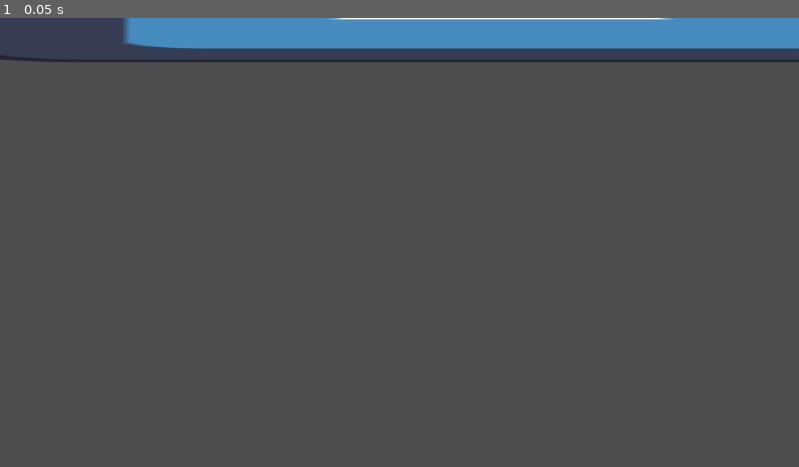
Above: before the commit, frame 1.
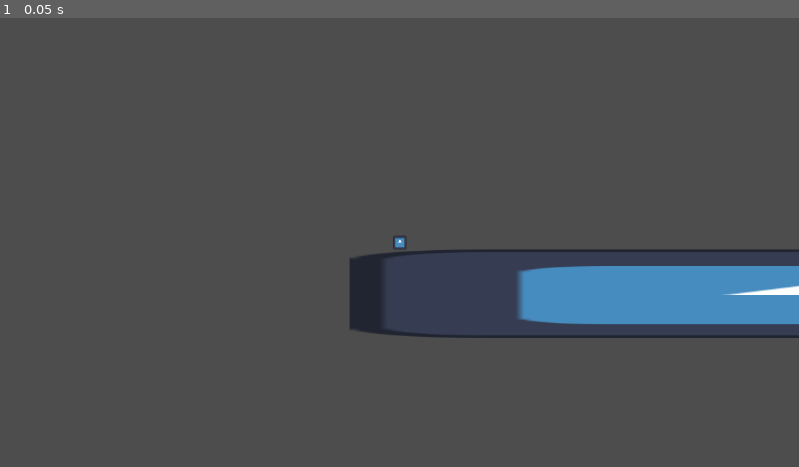
Above: after the commit, the same moment.

Repository: yuckdevchan/GDClone
Game: Godot game, scene res://floor_scene.tscn
The game is run twice, just before and just after one commit, with the same random seed, the same clock (stepped at 60 frames per second) and the same inputs. Before the commit the project has no main scene; this scene is started directly in both runs. The engine's default icon, where the game draws it, is replaced by a stand-in: a white triangle on a blue panel in a dark square.
Inputs:
- Up to frame 1 (0.05 s): no input

The runs differ from the first frame. In frame 1, 13% of the frame differs, in the area x 0-100%, y 0-72%.

Commit message:
fix

Diff:
--- a/GDClone/CollisionShape2D.gd
+++ /dev/null
@@ -1,5 +0,0 @@
-extends CollisionShape2D
-
-@export var speed = 100
-func _process(delta):
-	position.x += speed * delta
--- a/GDClone/floor_scene.tscn
+++ b/GDClone/floor_scene.tscn
@@ -1,6 +1,7 @@
-[gd_scene load_steps=3 format=3 uid="uid://cqoeabg12buek"]
+[gd_scene load_steps=4 format=3 uid="uid://d2w0k22yp1fg3"]
 
 [ext_resource type="Texture2D" uid="uid://d3uyw7k7ya4ki" path="res://icon.svg" id="1_6fs4m"]
+[ext_resource type="PackedScene" uid="uid://dk48o5o7h287y" path="res://player.tscn" id="2_qj02k"]
 
 [sub_resource type="RectangleShape2D" id="RectangleShape2D_bc8p4"]
 size = Vector2(1573, 127)
@@ -17,3 +18,6 @@
 [node name="CollisionShape2D" type="CollisionShape2D" parent="Floor"]
 position = Vector2(722.5, -0.5)
 shape = SubResource("RectangleShape2D_bc8p4")
+
+[node name="Player" parent="." instance=ExtResource("2_qj02k")]
+position = Vector2(8, -74)
--- /dev/null
+++ b/GDClone/player.gd
@@ -0,0 +1,8 @@
+extends CharacterBody2D
+
+@export var speed = 100
+func _process(delta):
+	if Input.is_action_pressed("left"):
+		position.x += speed * delta
+	elif Input.is_action_pressed("right"):
+		position.x += -speed * delta
--- a/GDClone/player.tscn
+++ b/GDClone/player.tscn
@@ -1,12 +1,13 @@
 [gd_scene load_steps=4 format=3 uid="uid://dk48o5o7h287y"]
 
+[ext_resource type="Script" path="res://player.gd" id="1_ba2dn"]
 [ext_resource type="Texture2D" uid="uid://d3uyw7k7ya4ki" path="res://icon.svg" id="1_s3tfn"]
-[ext_resource type="Script" path="res://CollisionShape2D.gd" id="2_3b08e"]
 
 [sub_resource type="RectangleShape2D" id="RectangleShape2D_jhr8n"]
 size = Vector2(19, 20)
 
 [node name="Player" type="CharacterBody2D"]
+script = ExtResource("1_ba2dn")
 
 [node name="Sprite2D" type="Sprite2D" parent="."]
 position = Vector2(0.5, -1.90735e-06)
@@ -16,6 +17,5 @@
 [node name="CollisionShape2D" type="CollisionShape2D" parent="."]
 position = Vector2(0.5, 0)
 shape = SubResource("RectangleShape2D_jhr8n")
-script = ExtResource("2_3b08e")
 
 [node name="Camera2D" type="Camera2D" parent="."]
--- a/GDClone/project.godot
+++ b/GDClone/project.godot
@@ -11,6 +11,7 @@
 [application]
 
 config/name="GDClone"
+run/main_scene="res://floor_scene.tscn"
 config/features=PackedStringArray("4.2", "GL Compatibility")
 config/icon="res://icon.svg"
 
